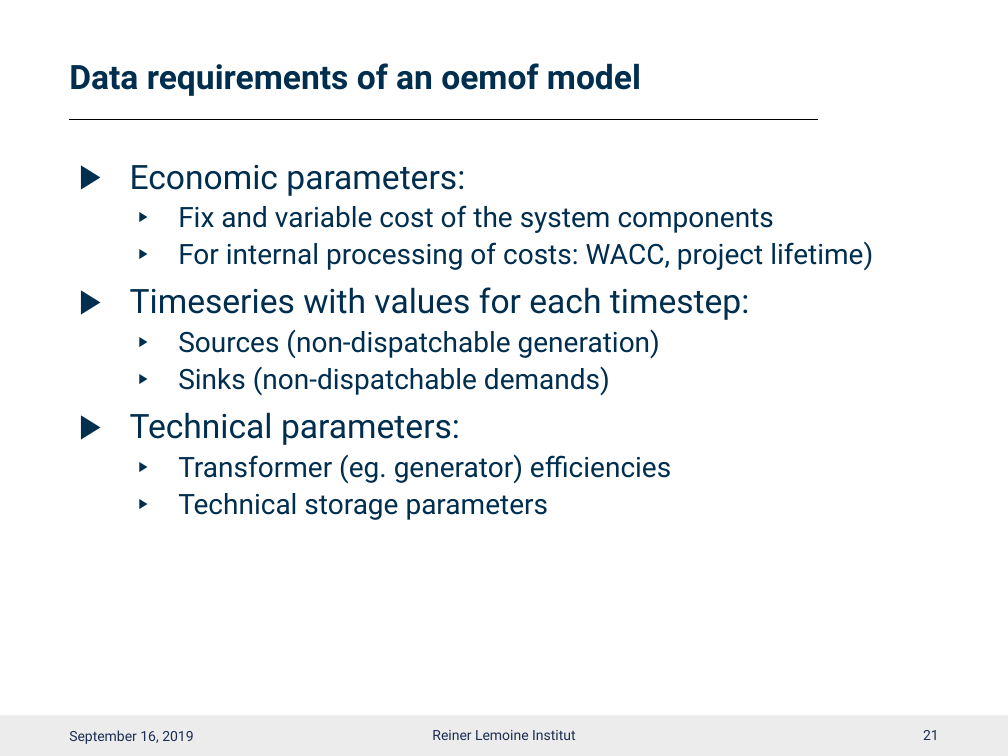
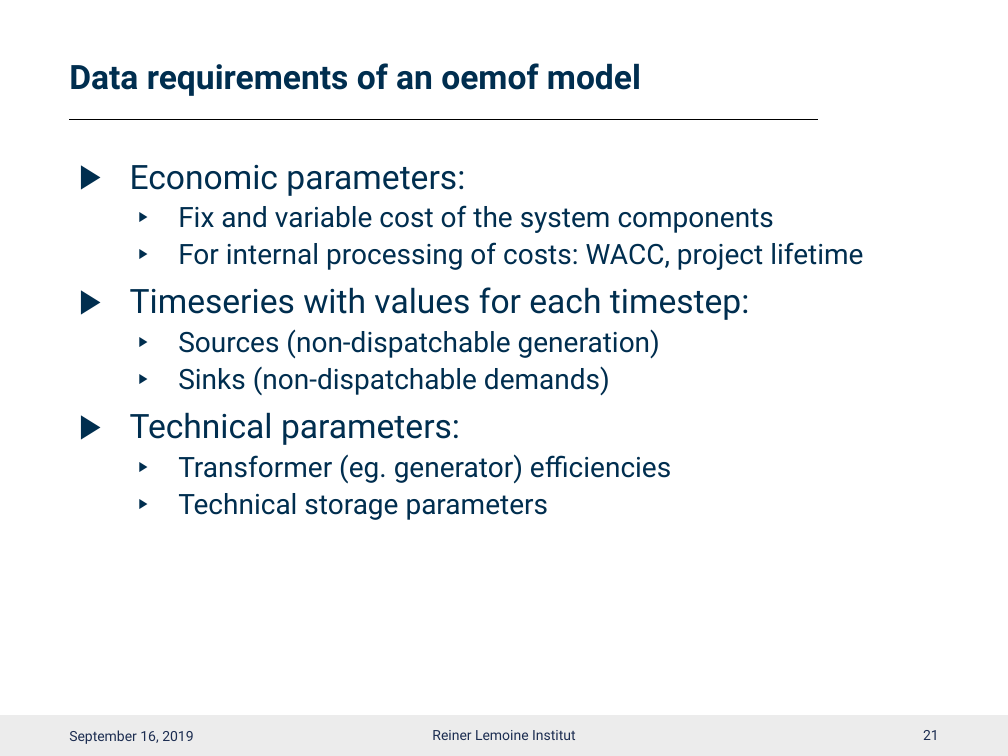
Before and after one commit to smartie2076/oemof_workshop, a slide deck: slide 22 of Oemof_Workshop_03_Basics.pptx. Drawn at 1008x756 pixels with LibreOffice and Linux fonts; fonts in the diff are those of the drawing; background and template pictures are left out. Boxes give left, top, right and bottom in pixels: in the first picture for what was removed or moved away, otherwise in the second. Text is boxed around its words. In the diff, an @@ line names an element or a change of style, - is before the commit and + after.

```diff
--- a/Oemof_Workshop_03_Basics.pptx
+++ b/Oemof_Workshop_03_Basics.pptx
@@ text at box(178, 242, 863, 270): text changed @@
-  ▶ For internal processing of costs: WACC, project lifetime)
+  ▶ For internal processing of costs: WACC, project lifetime
```
Also in this commit, not shown: 4 other slides changed, 7 other files.
